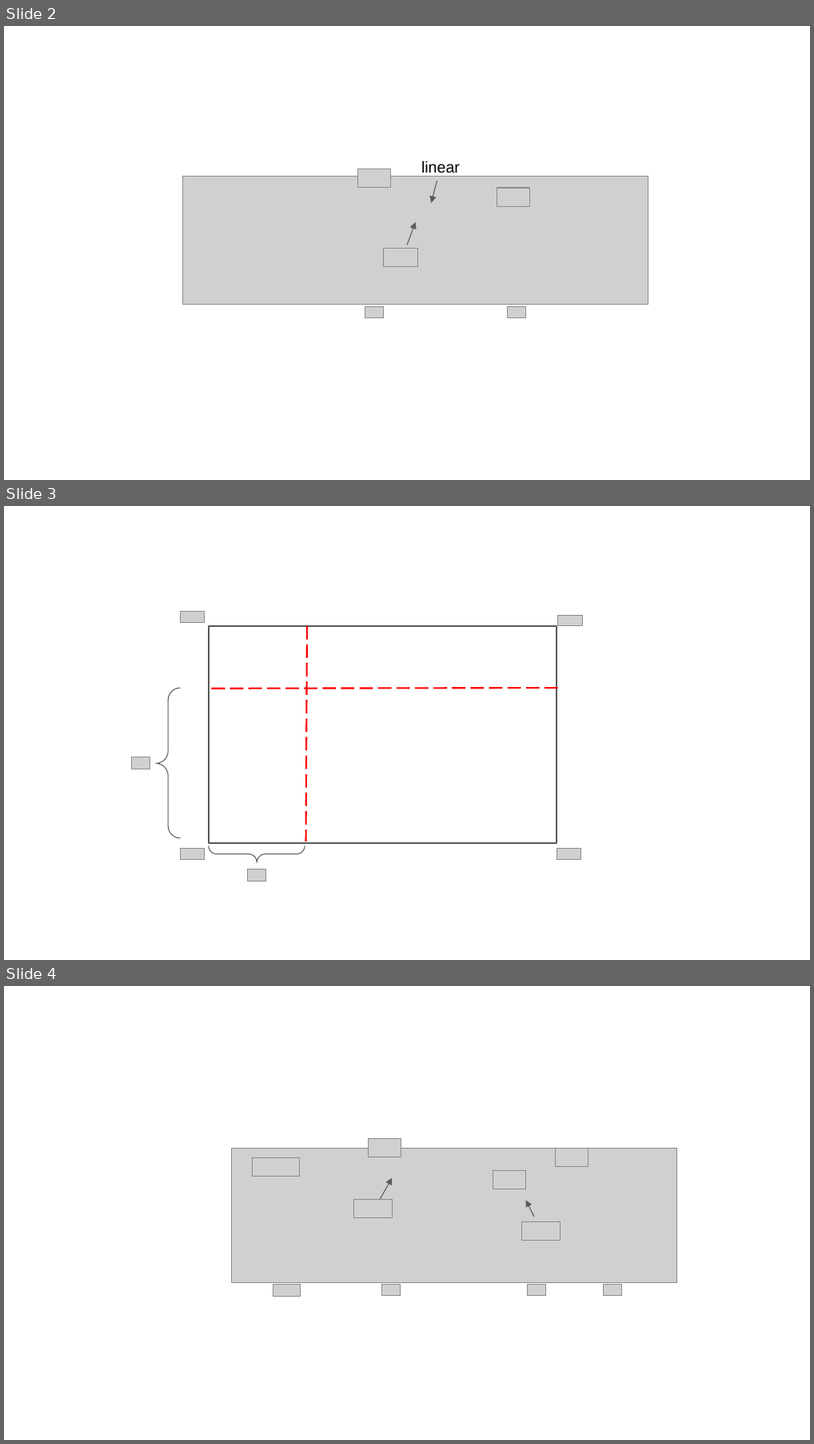
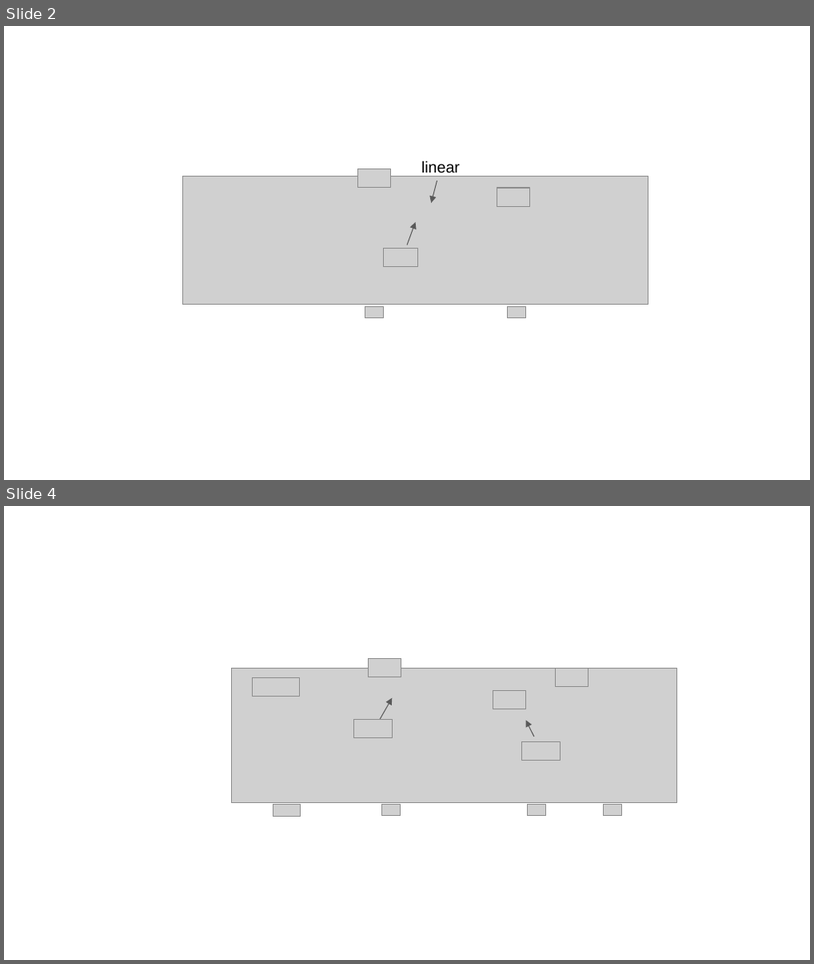
Before and after one commit to bigladder/btwxt, a slide deck: docs/figs/figs_all.pptx. Shown one above the other, each under a label of ours: slides 2, 3 and 4 before the commit, slides 2 and 4 after it; the slides between them are not shown. The pictures are 814x1444 and 814x964 pixels, drawn with LibreOffice and Linux fonts; fonts in the diff are those of the drawing; grey boxes stand for pictures; background and template pictures are left out. Boxes give left, top, right and bottom in pixels: in the first picture for what was removed or moved away, otherwise in the second. Text is boxed around its words. In the diff, an @@ line names an element or a change of style, - is before the commit and + after.

```diff
--- a/docs/figs/figs_all.pptx
+++ b/docs/figs/figs_all.pptx
@@ slide 3 removed at bbox=[4, 506, 810, 960], background #FFFFFF @@
@@ picture removed at bbox=[181, 612, 205, 623] @@
@@ picture removed at bbox=[558, 615, 582, 626] @@
@@ rectangle removed at bbox=[209, 626, 557, 843] @@
@@ line removed from (307, 626) to (306, 841) @@
@@ left brace removed at bbox=[156, 688, 180, 837] @@
@@ line removed from (558, 688) to (209, 688) @@
@@ picture removed at bbox=[131, 756, 150, 769] @@
@@ picture removed at bbox=[181, 848, 205, 860] @@
@@ left brace removed at bbox=[209, 844, 305, 862] @@
@@ picture removed at bbox=[557, 848, 582, 860] @@
@@ picture removed at bbox=[247, 869, 266, 881] @@
```
Also in this commit, not shown: 5 slides added, 2 other slides removed, 1 other file.
